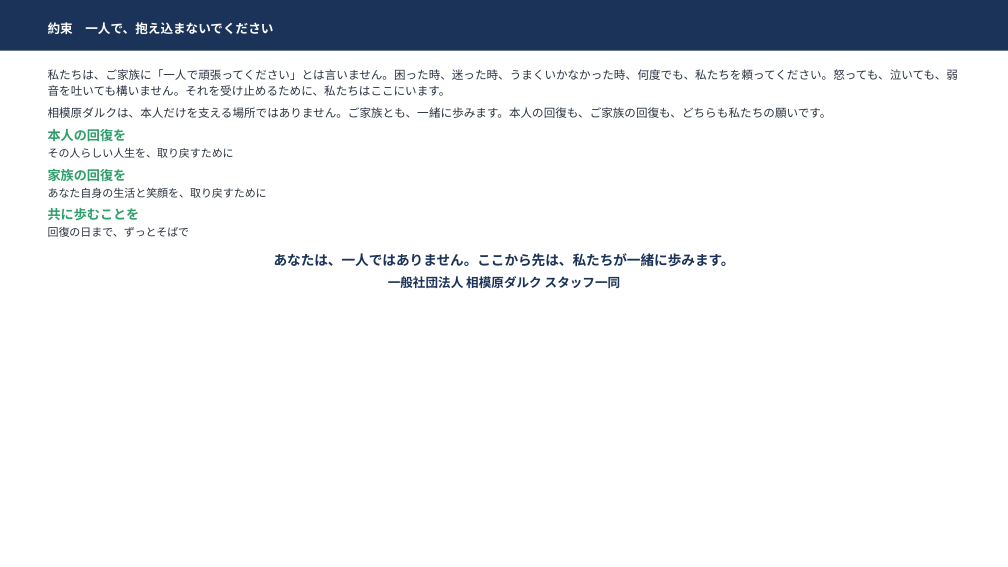
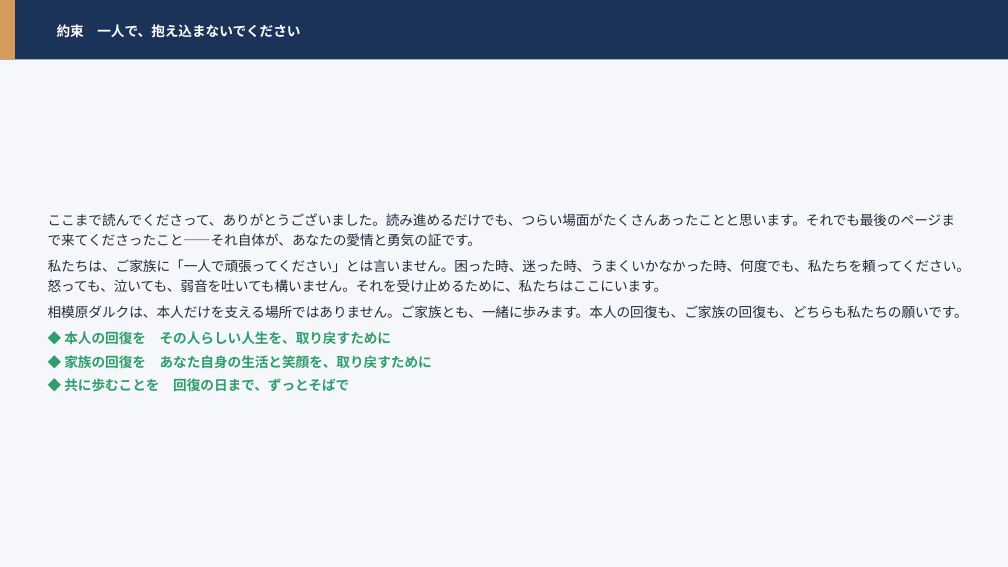
Before and after one commit to hiderock84-sys/darca, a slide deck: slide 79 of public/manual.pptx (slide 62 before the commit). Drawn at 1008x567 pixels with LibreOffice and Linux fonts; fonts in the diff are those of the drawing. Boxes give left, top, right and bottom in pixels: in the first picture for what was removed or moved away, otherwise in the second. Text is boxed around its words. In the diff, an @@ line names an element or a change of style, - is before the commit and + after.

```diff
--- a/public/manual.pptx
+++ b/public/manual.pptx
@@ rectangle: place and size @@
-rectangle at [0,0,1008,51]
+rectangle at [0,0,1008,60]
@@ rectangle added at [0,0,1008,567], fill #F5F7FB @@
@@ rectangle added at [0,0,15,60], fill #D69A5C @@
@@ text "約束 一人で、抱え込まないでください": place and size @@
-text "約束 一人で、抱え込まないでください" at [48,22,273,34]
+text "約束 一人で、抱え込まないでください" at [57,24,300,37]
@@ text "約束 一人で、抱え込まないでください" at [57,24,300,37]: size 12 to 13 pt; line spacing 1.18 to 1.2 @@
@@ text "ここまで読んでくださって、ありがとうございました。読み進めるだけでも、つらい場面がたくさんあったことと思います。それでも ...": place and size @@
-text "ここまで読んでくださって、ありがとうございました。読み進めるだけでも、つらい場面がたくさんあったことと思います。それでも ..." at [48,69,958,288]
+text "ここまで読んでくださって、ありがとうございました。読み進めるだけでも、つらい場面がたくさんあったことと思います。それでも ..." at [48,213,970,392]
@@ text "ここまで読んでくださって、ありがとうございました。読み進めるだけでも、つらい場面がたくさんあったことと思います。それでも ..." at [48,213,970,392]: vertical alignment top to middle @@
@@ text at [48,213,955,246]: paragraph added @@
+ここまで読んでくださって、ありがとうございました。読み進めるだけでも、つらい場面がたくさんあったことと思います。それでも最後のページまで来てくださったこと——それ自体が、あなたの愛情と勇気の証です。
@@ text at [48,259,970,318]: size 11 to 13 pt, text colour #2B3342 to #242C3A in "私たちは、ご家族に「一人で頑張ってください」とは言いません。困った時、迷った時、うまくいかなかった時、何度でも、私たちを ...", "相模原ダルクは、本人だけを支える場所ではありません。ご家族とも、一緒に歩みます。本人の回復も、ご家族の回復も、どちらも私 ..."; line spacing 1.18 to 1.2; more space between paragraphs @@
@@ text at [64,331,432,392]: text changed; size 10.5 to 13 pt; text colour #1B3358 to #2F9E6B @@
-本人の回復を
-その人らしい人生を、取り戻すために
-家族の回復を
-あなた自身の生活と笑顔を、取り戻すために
-共に歩むことを
-回復の日まで、ずっとそばで
-あなたは、一人ではありません。ここから先は、私たちが一緒に歩みます。
-一般社団法人 相模原ダルク スタッフ一同
+◆ 本人の回復を その人らしい人生を、取り戻すために
+◆ 家族の回復を あなた自身の生活と笑顔を、取り戻すために
+◆ 共に歩むことを 回復の日まで、ずっとそばで
```
Also in this commit, not shown: 59 other slides changed, 21 slides added, 3 slides removed, 1 other file.
